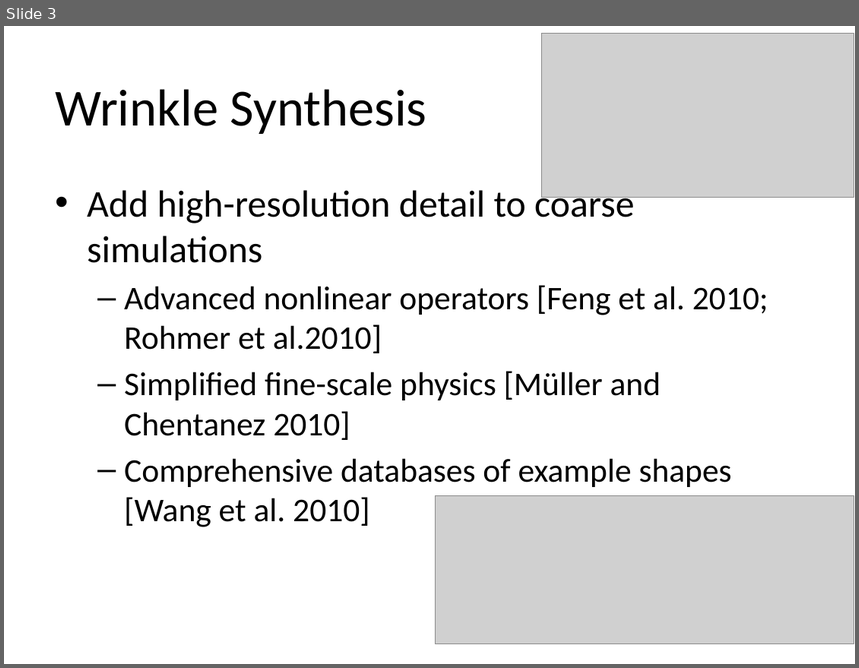
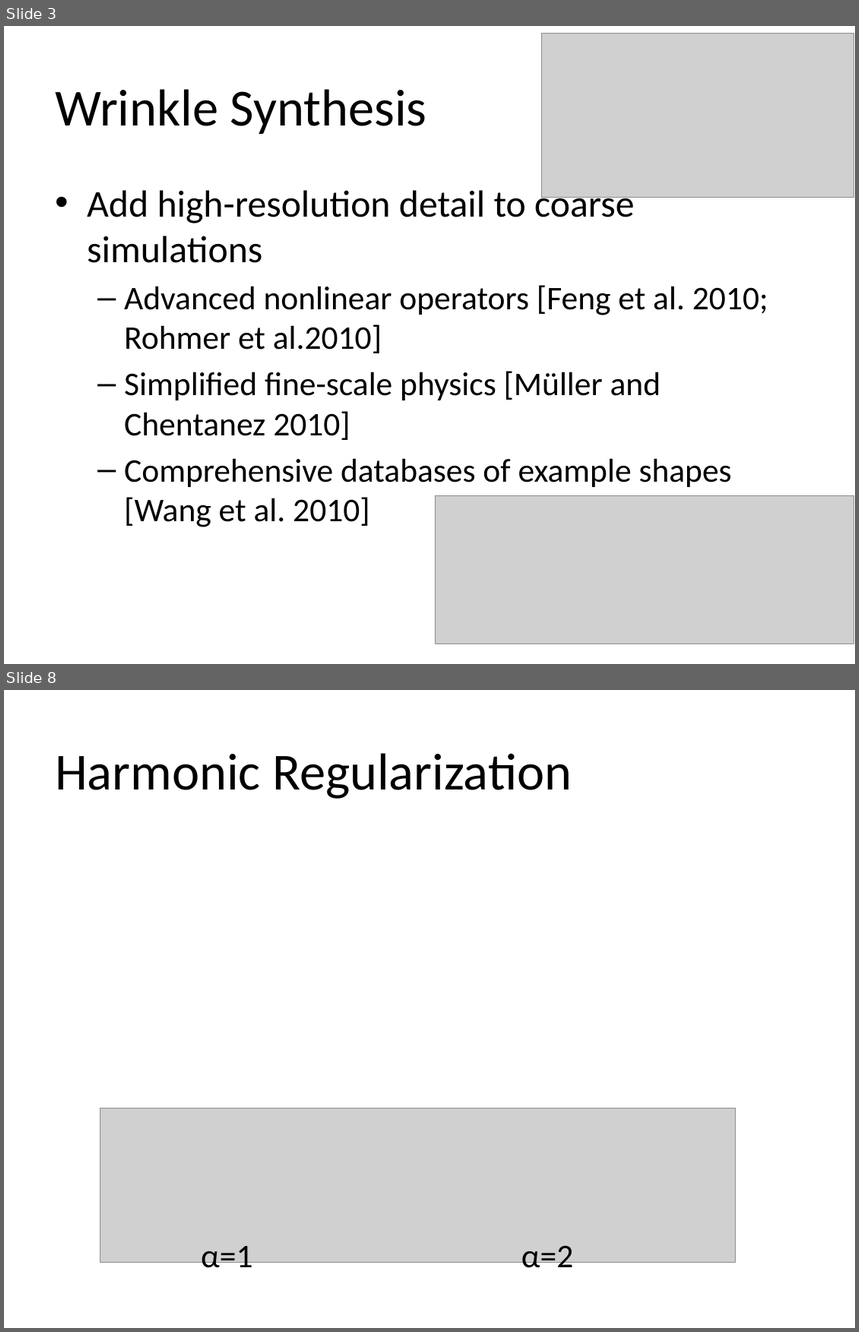
Before and after one commit to JiongCHEN/paper-reading, a slide deck: kavan11/template.pptx. Shown one above the other, each under a label of ours: slide 3 before the commit, slides 3 and 8 after it; the slides between them are not shown. The pictures are 859x668 and 859x1332 pixels, drawn with LibreOffice and Linux fonts; fonts in the diff are those of the drawing; grey boxes stand for pictures. Boxes give left, top, right and bottom in pixels: in the first picture for what was removed or moved away, otherwise in the second. Text is boxed around its words. In the diff, an @@ line names an element or a change of style, - is before the commit and + after.

```diff
--- a/kavan11/template.pptx
+++ b/kavan11/template.pptx
@@ slide 8 added at [4,690,855,1328], background #FFFFFF @@
@@ title added at [55,753,572,799], 44 pt, text #000000 @@
+Harmonic Regularization
@@ picture added at [101,1109,735,1263] @@
@@ text added at [201,1246,253,1276], 28 pt, text #000000 @@
+α=1
@@ text added at [522,1246,573,1276], 28 pt, text #000000 @@
+α=2
```
Also in this commit, not shown: 1 slide changed, 13 other slides added.
